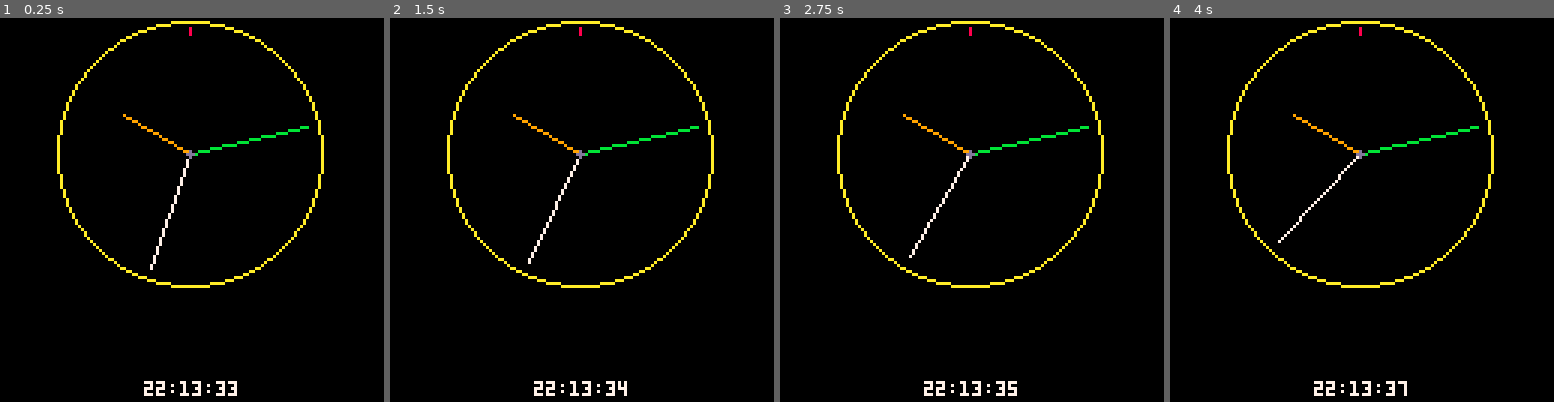
Above: before the commit, frames 1-4 (left to right).
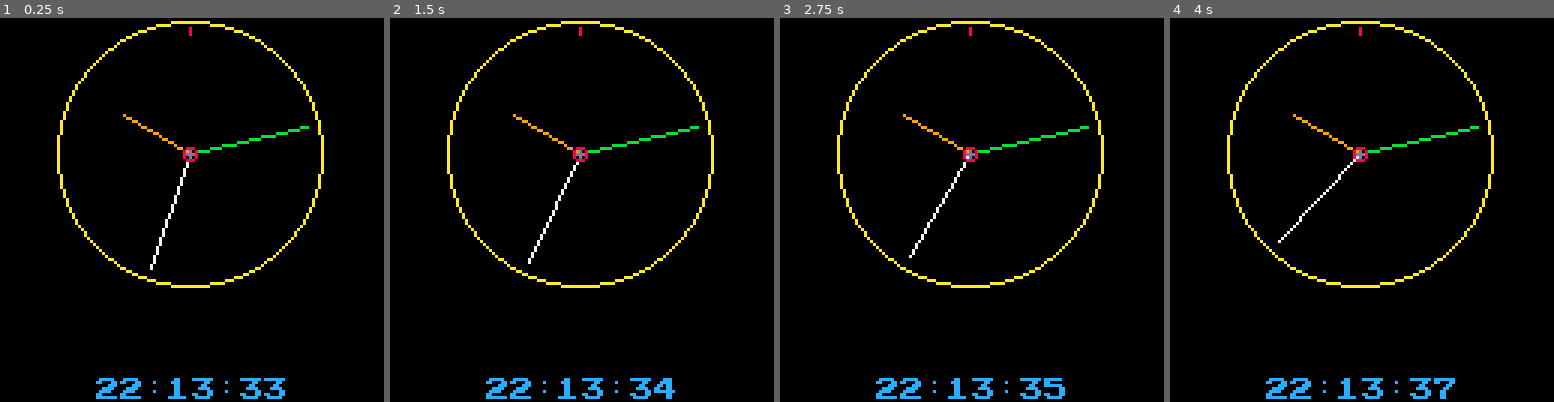
Above: after the commit, the same moments.

Repository: brettski/pico-8
Game: PICO-8 cartridge clock.p8
Two runs of this game, one before a commit and one after it. Both use one fixed random seed, a clock stepped at 60 frames per second and the inputs below.
Inputs:
- Up to frame 1 (0.25 s): no input
- Up to frame 2 (1.5 s): no input
- Up to frame 3 (2.75 s): no input
- Up to frame 4 (4 s): no input

The runs differ from the first frame. In frame 1, 1.4% of the frame differs, in the area x 25-75%, y 33-100%; in frame 2, 1.4%; in frame 3, 1.4%; in frame 4, 1.4%.

Commit message:
add 7x7 font, publish as wip

Diff:
--- a/clock.p8
+++ b/clock.p8
@@ -11,7 +11,14 @@
   minute=0,
   second=0,
   t=0,
- }
+  h1=0,
+  h0=0,
+  m1=0,
+  m0=0,
+  s1=0,
+  s0=0,
+ }
+ init_digital()
  init_analog()
 end
 
@@ -21,12 +28,17 @@
  t.minute=stat(94)
  t.second=stat(95)
  t.t+=1
+ t.h1,t.h0=pos10(t.hour)
+ t.m1,t.m0=pos10(t.minute)
+ t.s1,t.s0=pos10(t.second)
+
  update_analog()
 end
 
 function _draw()
  cls()
- draw_digital()
+ --draw_digital()
+ draw_digital2()
  draw_analog()
  --drawdebug()
 end
@@ -56,6 +68,7 @@
  line(clk_cntrx, clk_cntry,
   sechand.x,sechand.y,sechand.col)
  circfill(clk_cntrx,clk_cntry,1,13)
+ circ(clk_cntrx,clk_cntry,2,8)
 end
 
 function update_analog()
@@ -120,6 +134,33 @@
 		..m..":"
 		..s,48,121,7)
 
+end
+
+function draw_digital2()
+ pntclkchr(t.h1,0)
+ pntclkchr(t.h0,8)
+ pntclkchr(10,16)
+ pntclkchr(t.m1,24)
+ pntclkchr(t.m0,32)
+ pntclkchr(10,40)
+ pntclkchr(t.s1,48)
+ pntclkchr(t.s0,56)
+end
+
+function pntclkchr(t,o)
+ spr(c77_srt+t,dclk_x+o,dclk_y)
+end
+
+function pos10(v)
+ return flr(v/10), flr(v%10)
+end
+
+function init_digital()
+	c77_srt=64 --0, 73=9
+	dclk_x=32
+	dclk_y=120
+	dclk_fw=8
+	dclk_c=7
 end
 
 function pad_0(num)
@@ -161,10 +202,10 @@
 00000000000000000000000000000000000000000000000000000000000000000000000000000000000000000000000000000000000000000000000000000000
 00000000000000000000000000000000000000000000000000000000000000000000000000000000000000000000000000000000000000000000000000000000
 00000000000000000000000000000000000000000000000000000000000000000000000000000000000000000000000000000000000000000000000000000000
-00cc00000ccccc00ccccccc0000ccc00cccccc0000cccc00ccccccc00cccc0000ccccc0000ccc000000000000000000000000000000000000000000000000000
-0ccc0000cc000cc00000cc0000cccc00cc0000000cc00000cc000cc0c0000c00cc000cc00c00cc00000000000000000000000000000000000000000000000000
-00cc00000000ccc0000cc0000cc0cc00cccccc00cc0000000000cc00cc000c00cc000cc0cc000cc0000000000000000000000000000000000000000000000000
-00cc000000cccc0000cccc00cc00cc0000000cc0cccccc00000cc0000cccc0000cccccc0cc000cc0000000000000000000000000000000000000000000000000
-00cc00000cccc00000000cc0ccccccc000000cc0cc000cc000cc0000c00cccc000000cc0cc000cc0000000000000000000000000000000000000000000000000
-00cc0000cc000000cc000cc00000cc00cc000cc0cc000cc000cc0000c0000cc00000cc000cc00c00000000000000000000000000000000000000000000000000
-cccccc00ccccccc00ccccc000000cc000ccccc000ccccc0000cc00000ccccc000cccc00000ccc000000000000000000000000000000000000000000000000000
+00ccc00000cc00000ccccc00ccccccc0000ccc00cccccc0000cccc00ccccccc00cccc0000ccccc00000000000000000000000000000000000000000000000000
+0c00cc000ccc0000cc000cc00000cc0000cccc00cc0000000cc00000cc000cc0c0000c00cc000cc0000c00000000000000000000000000000000000000000000
+cc000cc000cc00000000ccc0000cc0000cc0cc00cccccc00cc0000000000cc00cc000c00cc000cc0000000000000000000000000000000000000000000000000
+cc000cc000cc000000cccc0000cccc00cc00cc0000000cc0cccccc00000cc0000cccc0000cccccc0000000000000000000000000000000000000000000000000
+cc000cc000cc00000cccc00000000cc0ccccccc000000cc0cc000cc000cc0000c00cccc000000cc0000c00000000000000000000000000000000000000000000
+0cc00c0000cc0000cc000000cc000cc00000cc00cc000cc0cc000cc000cc0000c0000cc00000cc00000000000000000000000000000000000000000000000000
+00ccc000cccccc00ccccccc00ccccc000000cc000ccccc000ccccc0000cc00000ccccc000cccc000000000000000000000000000000000000000000000000000
Not shown, added: clock.p8.png
